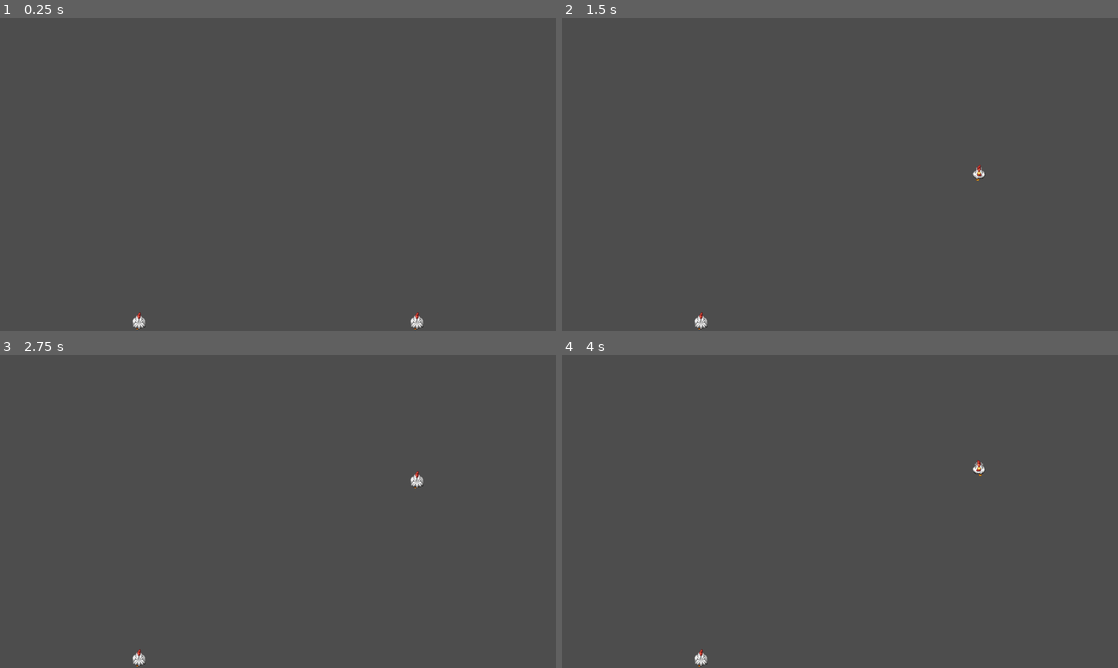
Above: before the commit, frames 1-4 (two rows, left to right).
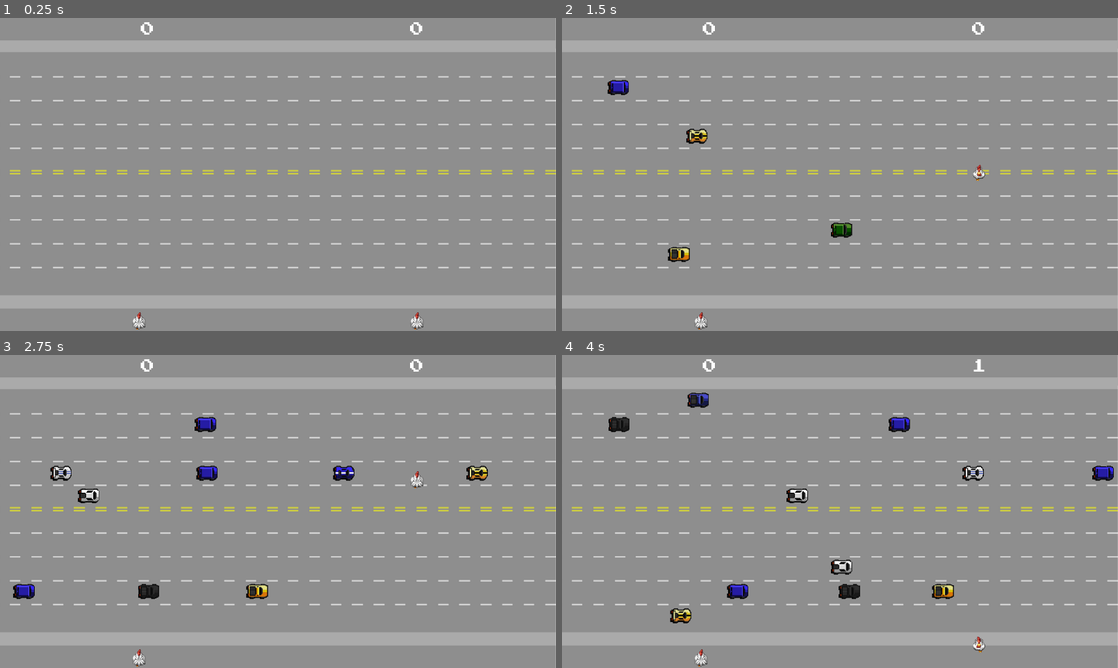
Above: after the commit, the same moments.

Repository: leo190599/freeway
Game: Godot game, scene res://Levels/level_main.tscn
Two runs of this game, one before a commit and one after it. Both use one fixed random seed, a clock stepped at 60 frames per second and the inputs below.
Inputs:
- Up to frame 1 (0.25 s): no input
- Up to frame 2 (1.5 s): tap Enter at 0.5 s; hold Up (ui_up) 0.53-1.28 s; hold Down (ui_down) from 1.28 s (still down)
- Up to frame 3 (2.75 s): release Down (ui_down) at 2.03 s; hold Up (ui_up) from 2.03 s (still down)
- Up to frame 4 (4 s): release Up (ui_up) at 3.53 s; hold Down (ui_down) from 3.53 s (still down)

The runs differ from the first frame. In frame 1, 100% of the frame differs, in the area x 0-100%, y 0-100%; in frame 2, 100%; in frame 3, 100%; in frame 4, 100%.

Commit message:
finalizacao

Diff:
--- a/Enemies/car.tscn
+++ b/Enemies/car.tscn
@@ -18,8 +18,10 @@
 
 [sub_resource type="RectangleShape2D" id="RectangleShape2D_imu83"]
 
-[node name="car" type="RigidBody2D"]
+[node name="car" type="RigidBody2D" groups=["cars"]]
+rotation = 1.5708
 gravity_scale = 0.0
+lock_rotation = true
 script = ExtResource("1_l3u70")
 possible_spries = Array[Texture2D]([ExtResource("1_f4po3"), ExtResource("3_nt4nn"), ExtResource("4_bopad"), ExtResource …(259 unchanged characters)…
 
--- a/Levels/level_main.gd
+++ b/Levels/level_main.gd
@@ -1,11 +1,56 @@
 extends Node2D
 
+class_name LevelMain
+
+@export var fast_car_range_of_speeds:Vector2=Vector2(700,710)
+@export var slow_car_range_of_speeds:Vector2=Vector2(300,310)
+
+const new_car:PackedScene=preload("res://Enemies/car.tscn")
+
+const slow_tracks:Array[int]=[600,544,438,324,384,216,160]
+const fast_tracks:Array[int]=[488,272,104]
+
+
+var player1_score=0
+var player2_score=0
+
+#region Subnodes references
+var result_label:Label
+var p1_points_label:Label
+var p2_points_label:Label
+var reset_button:Button
+
+var background_music_player:AudioStreamPlayer
+#var collision_sound_player:AudioStreamPlayer
+var score_sound_player:AudioStreamPlayer
+var win_sound_player:AudioStreamPlayer
+
+var fast_car_timer:Timer
+var slow_car_timer:Timer
+#endregion
 
 # Called when the node enters the scene tree for the first time.
 func _ready():
 	randomize()
+	_initialize_variables()
+	reset_button.hide()
+	background_music_player.play()
 	pass # Replace with function body.
 
+func _initialize_variables():
+	result_label=$CanvasLayer/Result as Label
+	p1_points_label=$CanvasLayer/P1_points as Label
+	p2_points_label=$CanvasLayer/P2_points as Label
+	reset_button=$CanvasLayer/Reset_button as Button
+
+	background_music_player=$AudioPlayers/Background_music as AudioStreamPlayer
+	#collision_sound_player=$AudioPlayers/Collision as AudioStreamPlayer
+	score_sound_player=$AudioPlayers/Score as AudioStreamPlayer
+	win_sound_player=$AudioPlayers/Win as AudioStreamPlayer
+
+	fast_car_timer=$Fast_car_timer as Timer
+	slow_car_timer=$Slow_car_timer as Timer
+	pass
 
 # Called every frame. 'delta' is the elapsed time since the previous frame.
 func _process(delta):
@@ -13,8 +58,56 @@
 
 
 func _on_player1_scored():
+	if player1_score<10:
+		player1_score+=1
+		p1_points_label.text=str(player1_score)
+		score_sound_player.play()
+	else:
+		background_music_player.stop()
+		result_label.text="Player1 win"
+		win_sound_player.play()
+		fast_car_timer.stop()
+		slow_car_timer.stop()
+		reset_button.show()
 	pass # Replace with function body.
 
 
 func _on_player2_scored():
+	if player2_score<10:
+		player2_score+=1
+		p2_points_label.text=str(player2_score)
+		score_sound_player.play()
+	else:
+		background_music_player.stop()
+		result_label.text="Player2 win"
+		win_sound_player.play()
+		fast_car_timer.stop()
+		slow_car_timer.stop()
+		reset_button.show()
 	pass # Replace with function body.
+
+
+func _on_fast_car_timer_timeout():
+	var instanced_car:Car=new_car.instantiate() as Car
+	instanced_car.position.x=-10
+	instanced_car.position.y=fast_tracks[randi()%fast_tracks.size()]
+	instanced_car.linear_velocity=Vector2(randf_range(fast_car_range_of_speeds.x,
+	fast_car_range_of_speeds.y),0)
+	add_child(instanced_car)
+	#print(instanced_car)
+	pass # Replace with function body.
+
+
+func _on_slow_car_timer_timeout():
+	var instanced_car:Car=new_car.instantiate() as Car
+	instanced_car.position.x=-10
+	instanced_car.position.y=slow_tracks[randi()%slow_tracks.size()]
+	instanced_car.linear_velocity=Vector2(randf_range(slow_car_range_of_speeds.x,
+	slow_car_range_of_speeds.y),0)
+	add_child(instanced_car)
+	pass # Replace with function body.
+
+
+func _on_reset_button_pressed():
+	get_tree().reload_current_scene()
+	pass # Replace with function body.
--- a/Levels/level_main.tscn
+++ b/Levels/level_main.tscn
@@ -1,10 +1,20 @@
-[gd_scene load_steps=3 format=3 uid="uid://c6w6d27aavt5n"]
+[gd_scene load_steps=9 format=3 uid="uid://c6w6d27aavt5n"]
 
 [ext_resource type="PackedScene" uid="uid://dtspkjfjkilvl" path="res://Player/player.tscn" id="1_jh0w4"]
 [ext_resource type="Script" path="res://Levels/level_main.gd" id="1_jmcon"]
+[ext_resource type="Texture2D" uid="uid://dvrqnr00710y7" path="res://Material freeway/wallpaperfreeway.png" id="2_e87p3"]
+[ext_resource type="PackedScene" uid="uid://dtkkoqt30b3cm" path="res://Misc/End_Line/end_line.tscn" id="4_k6qsc"]
+[ext_resource type="FontFile" uid="uid://bmav7gx8vyy53" path="res://Material freeway/PressStart2P-Regular.ttf" id="5_kuh4f"]
+[ext_resource type="AudioStream" uid="uid://c18gs6btvtwep" path="res://Material freeway/sons/tema.wav" id="5_nturp"]
+[ext_resource type="AudioStream" uid="uid://dxu681defdhdu" path="res://Material freeway/sons/ponto.wav" id="7_776wh"]
+[ext_resource type="AudioStream" uid="uid://comxx81m6hpv4" path="res://Material freeway/sons/ganhou.wav" id="9_20rtw"]
 
 [node name="LevelMain" type="Node2D"]
 script = ExtResource("1_jmcon")
+
+[node name="Background" type="Sprite2D" parent="."]
+texture = ExtResource("2_e87p3")
+centered = false
 
 [node name="Player" parent="." instance=ExtResource("1_jh0w4")]
 position = Vector2(671, 186)
@@ -18,5 +28,94 @@
 up_action_name = "ui_up_p2"
 down_action_name = "ui_down_p2"
 
+[node name="End_Line" parent="." instance=ExtResource("4_k6qsc")]
+position = Vector2(640, 61.07)
+
+[node name="Fast_car_timer" type="Timer" parent="."]
+wait_time = 0.5
+autostart = true
+
+[node name="Slow_car_timer" type="Timer" parent="."]
+wait_time = 0.5
+autostart = true
+
+[node name="CanvasLayer" type="CanvasLayer" parent="."]
+
+[node name="Result" type="Label" parent="CanvasLayer"]
+anchors_preset = 5
+anchor_left = 0.5
+anchor_right = 0.5
+offset_left = -80.0
+offset_top = 10.0
+offset_right = 80.0
+offset_bottom = 42.0
+grow_horizontal = 2
+theme_override_fonts/font = ExtResource("5_kuh4f")
+theme_override_font_sizes/font_size = 32
+horizontal_alignment = 1
+vertical_alignment = 1
+
+[node name="P1_points" type="Label" parent="CanvasLayer"]
+offset_left = 940.0
+offset_top = 10.0
+offset_right = 980.0
+offset_bottom = 42.0
+theme_override_fonts/font = ExtResource("5_kuh4f")
+theme_override_font_sizes/font_size = 32
+text = "0"
+horizontal_alignment = 1
+vertical_alignment = 1
+
+[node name="P2_points" type="Label" parent="CanvasLayer"]
+anchors_preset = 1
+anchor_left = 1.0
+anchor_right = 1.0
+offset_left = -960.0
+offset_top = 10.0
+offset_right = -920.0
+offset_bottom = 42.0
+grow_horizontal = 0
+theme_override_fonts/font = ExtResource("5_kuh4f")
+theme_override_font_sizes/font_size = 32
+text = "0
+"
+horizontal_alignment = 1
+vertical_alignment = 1
+
+[node name="Reset_button" type="Button" parent="CanvasLayer"]
+anchors_preset = 8
+anchor_left = 0.5
+anchor_top = 0.5
+anchor_right = 0.5
+anchor_bottom = 0.5
+offset_left = -200.0
+offset_top = -50.0
+offset_right = 200.0
+offset_bottom = 50.0
+grow_horizontal = 2
+grow_vertical = 2
+pivot_offset = Vector2(200, 50)
+size_flags_horizontal = 4
+size_flags_vertical = 4
+theme_override_colors/font_color = Color(1, 1, 1, 1)
+theme_override_colors/font_pressed_color = Color(1, 0.85098, 0, 1)
+theme_override_fonts/font = ExtResource("5_kuh4f")
+theme_override_font_sizes/font_size = 44
+text = "Reset"
+
+[node name="AudioPlayers" type="Node" parent="."]
+
+[node name="Background_music" type="AudioStreamPlayer" parent="AudioPlayers"]
+stream = ExtResource("5_nturp")
+
+[node name="Score" type="AudioStreamPlayer" parent="AudioPlayers"]
+stream = ExtResource("7_776wh")
+
+[node name="Win" type="AudioStreamPlayer" parent="AudioPlayers"]
+stream = ExtResource("9_20rtw")
+
 [connection signal="scored" from="Player" to="." method="_on_player1_scored"]
 [connection signal="scored" from="Player2" to="." method="_on_player2_scored"]
+[connection signal="timeout" from="Fast_car_timer" to="." method="_on_fast_car_timer_timeout"]
+[connection signal="timeout" from="Slow_car_timer" to="." method="_on_slow_car_timer_timeout"]
+[connection signal="pressed" from="CanvasLayer/Reset_button" to="." method="_on_reset_button_pressed"]
